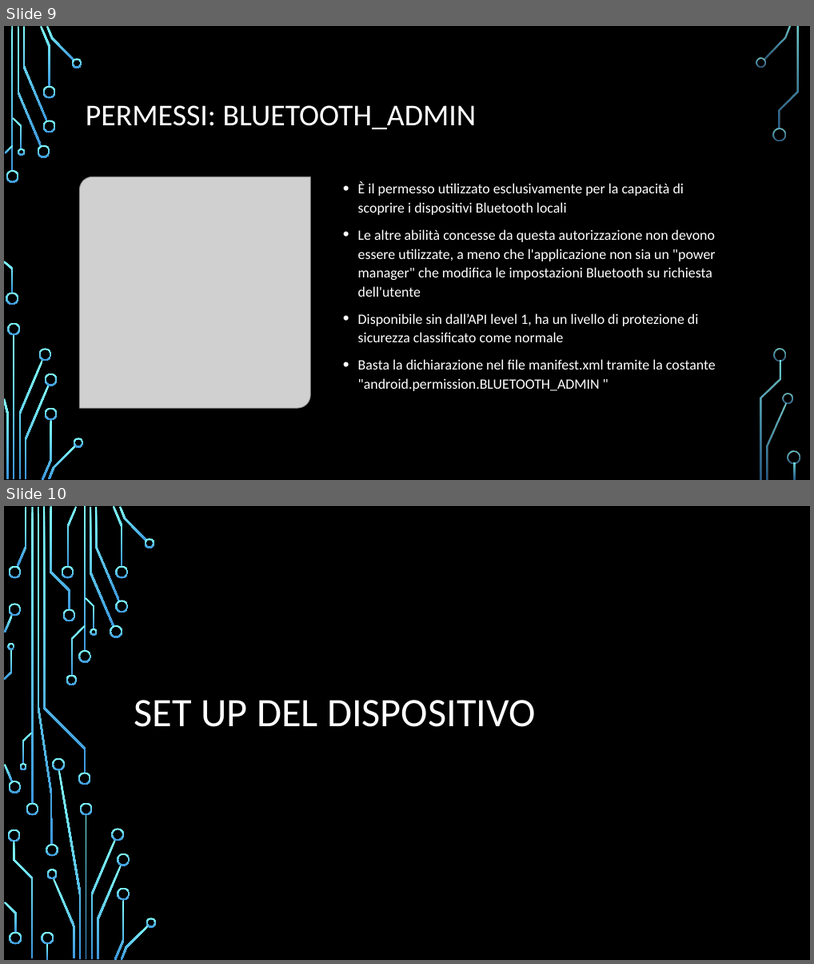
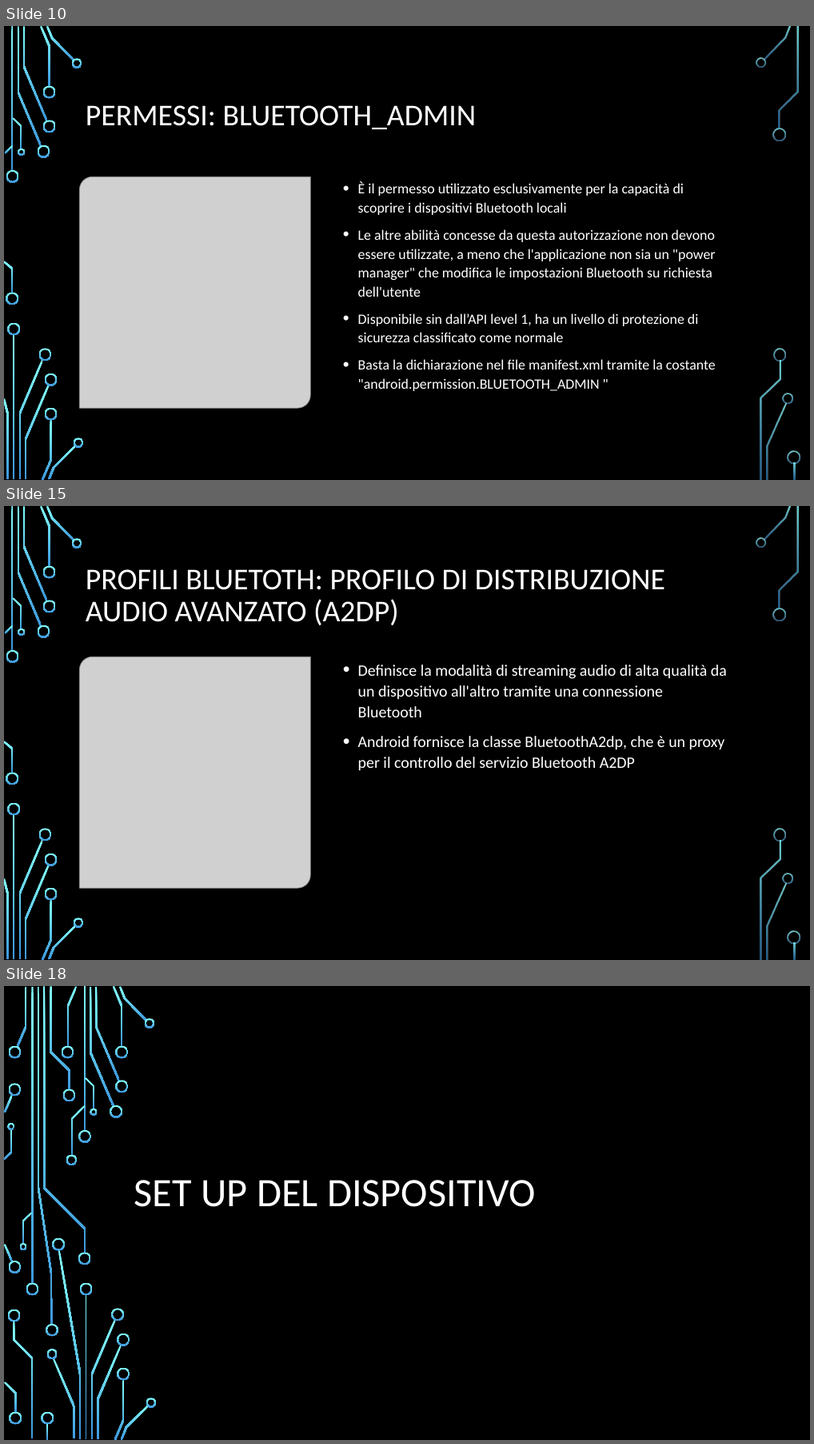
Before and after one commit to FNX-hub/ProgettoMP, a slide deck: Bluetooth.pptx. Shown one above the other, each under a label of ours: slides 9 and 10 before the commit, slides 10, 15 and 18 after it; the slides between them are not shown. The pictures are 814x964 and 814x1444 pixels, drawn with LibreOffice and Linux fonts; fonts in the diff are those of the drawing; grey boxes stand for pictures; background and template pictures are left out. Boxes give left, top, right and bottom in pixels: in the first picture for what was removed or moved away, otherwise in the second. Text is boxed around its words. In the diff, an @@ line names an element or a change of style, - is before the commit and + after.

```diff
--- a/Bluetooth.pptx
+++ b/Bluetooth.pptx
@@ slide 15 added at (x1=4, y1=506, x2=810, y2=960), background picture (left out); not listed: 36 template elements that a slide beside it also shows @@
@@ title added at (x1=86, y1=569, x2=666, y2=625), 36 pt, text #FFFFFF @@
+PROFILI BLUETOTH: PROFILO DI DISTRIBUZIONE AUDIO AVANZATO (A2DP)
@@ picture added at (x1=80, y1=656, x2=310, y2=888) @@
@@ text added at (x1=358, y1=664, x2=727, y2=771), 19 pt, text #FFFFFF @@
+• Definisce la modalità di streaming audio di alta qualità da un dispositivo all'altro tramite una connessione Bluetooth
+• Android fornisce la classe BluetoothA2dp, che è un proxy per il controllo del servizio Bluetooth A2DP
@@ what was slide 9 is now slide 10 @@
@@ what was slide 10 is now slide 18 @@
```
Also in this commit, not shown: 1 slide changed, 10 other slides added.
